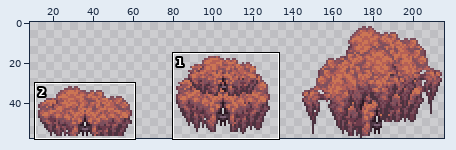
Two states of a sprite sheet, Tiles/Fable/FabledTree_Top.png. Above, an overview of the earlier version with the close-up marked.
Close-up. As it was:
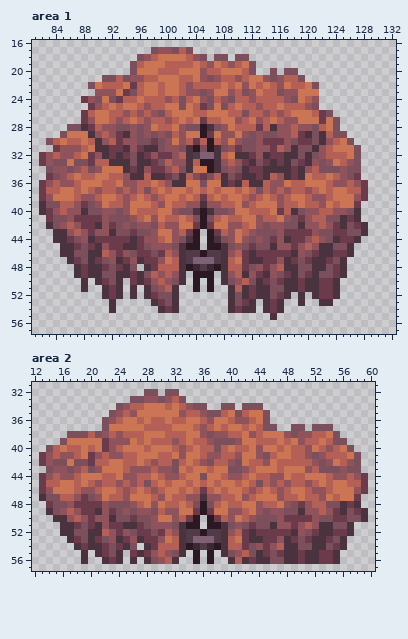
The file is 432x116 pixels, drawn in blocks of 2x2; one block is one cell here. Shown: area 1: x 81..132, y 16..57; area 2: x 12..60, y 31..57. The wide view leaves out empty margins. The commit also changed other parts of the picture, which this record leaves out.
New version:
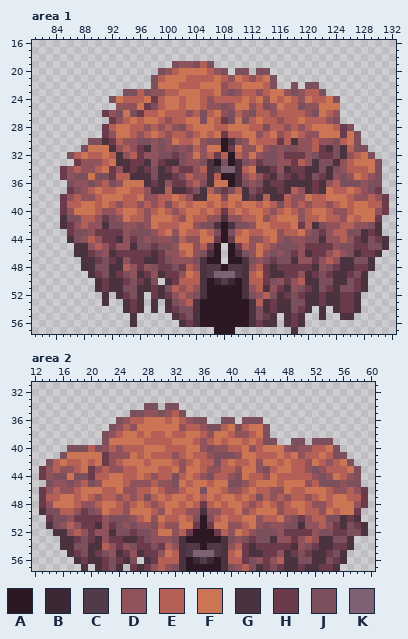
Palette (. is transparent): A #2b1822  B #3c2734  C #513b49  D #91535b  E #b46057  F #cc7554  G #4b323f  H #6c3b4b  J #7c4f5d  K #7e6175
Diff:
--- area 1
@@ x 81..132 @@
 16 ....................................................
-17 .................JDDJEJ.............................
-18 ...............JDEFFFFEDJ.JJ.JJ.....................
-19 ..............JEFFFEEEEFEDFEDEFJ....................
-20 ..............JFFFEEEFFFDEEFFFEJ..J.JJ..............
-21 ..........JJEJDDEEFFFEEFDJDEEDEFFDJDEEJ.............
-22 ........JFEEEFHEFFEFFEDEEEEFEFDFEFEDFEEFJ...........
-23 .........DDDFHJEFFEFFEDDJDFFDEJDFEEJDDFFF...........
-24 .......HDJFJHEEFEEEDEJEFDJEDJEEDEEEEDJFED...........
-25 ........HDEFEFFEDEEFFJFEHJFJEFEEDEEFEEEDJ...........
-26 .......HEFFEEDEDEDJEFFFEEFFFEEJEEDEDEFFFEHJ.........
-27 .......HDFFEDEFEDEEDEFEFHEEFFDEFDEFEDDFFFHFJ........
-28 .....JJGHEDDJJDJDFEEFDJJAGJDFEEEHEGDDEDDJEFJ........
-29 ....JFFFGDEDHGDJDJDJEDFFAHFDDFDJDJJDDEHGJGEJJ.......
-30 ..JEFEEFEGDEHDDJJHJDFDEHEAEDFDJJDHHHDJHHJGDEFJ......
-31 ...HDDDEFGGHHGDHGGJDDJGAJAGJDHJJDDHEDGJJGDEFFFJ.....
-32 .HDEDDEFHDGHGHJGHDHHDEGCKKGEFGGHDGHHGGJGJDEEEFJ.....
-33 .HDJJFJJHEEGGGJGGHJEDDGEAAGDEDHGJHGHGJHGDJDFEDJ.....
-34 ..JDDJDEJDFFFGHGDHHDEJGFFAGJDJGHHGGGGHGDEJJJDJJ.....
-35 ..HJDEFEEFFEEDGGEGGHJGEJHJEGJHGGHGEDGHGFEEFEDJH.....
-36 .HDEDDEFFFEEFDDEEFEDGGFFJFFGHGEGGEDDFEEFFFEDDEDH....
-37 .HEEFFEFEDEEDEDEJEFEFFEFEFEFFEFEJEDEDEEDEFEFFEEH....
-38 .HDFFFEDDEFFEDEFEDEFFEFEHEFEFFEDEFEDEFFEDDEFFFDH....
-39 .GJJEEDHJDFEEDFFFEDFEEDDGDDEEFDEFFFDEEFEEDFEFFH.....
-40 .GHDEDDGJJDDJDFEEEFFDJJGAGJJDFFEEEFHEGJDDEEDDJG.....
-41 ..HJJDHHHHDJJJDEFDFEEFEJAJEFEEFFDEEFDJHDEEJJGHG.....
-42 ..GJDEDHHGDHJDJDDJEDDFFHAHFFDDEFDJDDJJGDDEDHGJHG....
-43 ...GGDEDHDDGJJHJJDFFDEHA.AHEDFEDJJJDHHHHDJJHHJJG....
-44 ...GGHJDGHHHHHGHDDEFDJGA.AGJDFDJDJHDGHHDEDJGHHG.....
-45 ....GGHJHGDHHGGHJDDDJGAA.AAGJDJHJJGDDHDEDGGJJG......
-46 ....GGJJGGEDHDJHHJHEDGCCACCGDEHGHHHHHGDJHGGHHG......
-47 .....GHJGHJDGHDGHHDFEGCKKKCGEFHGGHHDGHJHGGHJG.......
-48 ......GHGGHJHGJ.GHEEEGABCBAGEEHJDHDEGGJJGGJHG.......
-49 ......GHGGJJGGHGJEDEDG.AAA.GDEGDHGDJHGJHGJJHG.......
-50 .......G.GHJG.HGHDEDJG.A.A.GJDEJGHJHGGHGGHHG........
-51 .......G..GHG.G.GJDEG..A.A..GEGHGGJJGGHGGHHG........
-52 ..........GHG.G.GHJJG.......GJGHGGJHG.G.GHHG........
-53 ...........G.....GHJG.......GJHG.GHG..G..GG.........
-54 ...........G......GHG.......GHGG.GHG................
-55 ..................................G.................
-56 ....................................................
-57 ....................................................
+17 ....................................................
+18 ....................................................
+19 ....................JDDJEJ..........................
+20 ..................JDEFFFFEDJ.JJ.JJ..................
+21 .................JEFFFEEEEFEDFEDEFJ.................
+22 .................JFFFEEEFFFDEEFFFEJ..J.JJ...........
+23 .............JJEJDDEEFFFEEFDJDEEDEFFDJDEEJ..........
+24 ...........JFEEEFHEFFEFFEDEEEEFEFDFEFEDFEEFJ........
+25 ............DDDFHJEFFEFFEDDJDFFDEJDFEEJDDFFF........
+26 ..........HDJFJHEEFEEEDEJEFDJEDJEEDEEEEDJFED........
+27 ...........HDEFEFFEDEEFFJFEHJFJEFEEDEEFEEEDJ........
+28 ..........HEFFEEDEDEDJEFFFEEFFFEEJEEDEDEFFFEHJ......
+29 ..........HDFFEDEFEDEEDEFEFHEEFFDEFDEFEDDFFFHFJ.....
+30 ........JJGHEDDJJDJDFEEFDJJAGJDFEEEHEGDDEDDJEFJ.....
+31 .......JFFFGDEDHGDJDJDJEDFFAHFDDFDJDJJDDEHGJGEJJ....
+32 .....JEFEEFEGDEHDDJJHJDFDEHEAEDFDJJDHHHDJHHJGDEFJ...
+33 ......HDDDEFGGHHGDHGGJDDJGAJAGJDHJJDDHEDGJJGDEFFFJ..
+34 ....HDEDDEFHDGHGHJGHDHHDEGCKKGEFGGHDGHHGGJGJDEEEFJ..
+35 ....HDJJFJJHEEGGGJGGHJEDDGEAAGDEDHGJHGHGJHGDJDFEDJ..
+36 .....JDDJDEJDFFFGHGDHHDEJGFFAGJDJGHHGGGGHGDEJJJDJJ..
+37 .....HJDEFEEFFEEDGGEGGHJGEJHJEGJHGGHGEDGHGFEEFEDJH..
+38 ....HDEDDEFFFEEFDDEEFEDGGFFJFFGHGEGGEDDFEEFFFEDDEDH.
+39 ....HEEFFEFEDEEDEDEJEFEFFEFEFEFFEFEJEDEDEEDEFEFFEEH.
+40 ....HDFFFEDDEFFEDEFEDEFFEFEHEFEFFEDEFEDEFFEDDEFFFDH.
+41 ....GJJEEDHJDFEEDFFFEDFEEDDGDDEEFDEFFFDEEFEEDFEFFH..
+42 ....GHDEDDGJJDDJDFEEEFFDJJGAGJJDFFEEEFHEGJDDEEDDJG..
+43 .....HJJDHHHHDJJJDEFDFEEFEJAJEFEEFFDEEFDJHDEEJJGHG..
+44 .....GJDEDHHGDHJDJDDJEDDFFHAHFFDDEFDJDDJJGDDEDHGJHG.
+45 ......GGDEDHDDGJJHJJDFFDEHA.AHEDFEDJJJDHHHHDJJHHJJG.
+46 ......GGHJDGHHHHHGHDDEFDJGA.AGJDFDJDJHDGHHDEDJGHHG..
+47 .......GGHJHGDHHGGHJDDDJGAA.AAGJDJHJJGDDHDEDGGJJG...
+48 .......GGJJGGEDHDJHHJHEDGCCACCGDEHGHHHHHGDJHGGHHG...
+49 ........GHJGHJDGHDGHHDFEGCKKKCGEFHGGHHDGHJHGGHJG....
+50 .........GHGGHJHGJ.GHEEEGABCBAGEEHJDHDEGGJJGGJHG....
+51 .........GHGGJJGGHGJEDEDGAAAAAGDEGDHGDJHGJHGJJHG....
+52 ..........G.GHJG.HGHDEDJGAAAAAGJDEJGHJHGGHGGHHG.....
+53 ..........G..GHG.G.GJDEGAAAAAAAGEGHGGJJGGHGGHHG.....
+54 .............GHG.G.GHJJGAAAAAAAGJGHGGJHG.G.GHHG.....
+55 ..............G.....GHJGAAAAAAAGJHG.GHG..G..GG......
+56 ..............G......GHGAAAAAAAGHGG.GHG.............
+57 ..........................AAA........G..............
--- area 2
@@ x 12..60 @@
 31 .................................................
-32 ................JJ.JJ............................
-33 ..............JJDDJDEJ...........................
-34 ............JDEEFFFEFEDJJ..JJ.JJJ................
-35 ...........JDEDFFFFFFDEEDJJEFJEFFJ...............
-36 ..........JDEFFEFEEFEEFFEDFFEDDEFJ...............
-37 ..........JFFFFFEEEEFFFEDEFEFFEFEJJ..JJ.JJJ......
-38 .....JJJEJDEDEEEFFFEEEFFDJDDEEFDEFFFDJDDEEFJ.....
-39 ....JFFFFFHDDDFEFEEEDEFEEDJJJDFFEEEFEFDEEFEJJ....
-40 ..JEFEEFEFHDEFFFEFFFEDEFEEJEFEEFDFFEFEEDFEDEFJ...
-41 .HDEDDEFHDEDDEEFFFEEFDFFEDDEEDFFDJEFFEEDJDEEEFJ..
-42 .HDJJFJJHEEFFEEFEDEEJEFEDJEEDJFEEDFEEEEEDJDFEDJ..
-43 ..JDDJDEJDFFFEDDDEDDJFEFFEFFJJDEFFFEFFFDEJJJDJJ..
-44 .HDEDDEFFFEEFDDEEFEDDEFFJFFEDDEFEEDDFEEFFFEDDEDH.
-45 .HEEFFEFEDEEDEDEJEFEFFEFEFEFFEFEJEDEDEEDEFEFFEEH.
-46 .HDFFFEDDEFFEDEFEDEFFEFEHEFEFFEDEFEDEFFEDDEFFFDH.
-47 .GJJEEDHJDFEEDFFFEDFEEDDGDDEEFDEFFFDEEFEEDFEFFH..
-48 ..HJJDHHHHDJJJDEFDFEEFEJAJEFEEFFDEEFDJHDEEJJGHG..
-49 ..GJDEDHHGDHJDJDDJEDDFFHAHFFDDEFDJDDJJGDDEDHGJHG.
-50 ...GGDEDHDDGJJHJJDFFDEHA.AHEDFEDJJJDHHHHDJJHHJJG.
-51 ....GGHJHGDHHGGHJDDDJGAA.AAGJDJHJJGDDHDEDGGJJG...
-52 ....GGJJGGEDHDJHHJHEDGCCACCGDEHGHHHHHGDJHGGHHG...
-53 .....GHJGHJDGHDGHHDFEGCKKKCGEFHGGHHDGHJHGGHJG....
-54 ......GHGGHJHGJ.GHEEEGABCBAGEEHJDHDEGGJJGGJHG....
-55 .......G.GHJG.HGHDEDJG.A.A.GJDEJGHJHGGHGGHHG.....
-56 .......G..GHG.G.GJDEG..A.A..GEGHGGJJGGHGGHHG.....
-57 .................................................
+32 .................................................
+33 .................................................
+34 ................JJ.JJ............................
+35 ..............JJDDJDEJ...........................
+36 ............JDEEFFFEFEDJJ..JJ.JJJ................
+37 ...........JDEDFFFFFFDEEDJJEFJEFFJ...............
+38 ..........JDEFFEFEEFEEFFEDFFEDDEFJ...............
+39 ..........JFFFFFEEEEFFFEDEFEFFEFEJJ..JJ.JJJ......
+40 .....JJJEJDEDEEEFFFEEEFFDJDDEEFDEFFFDJDDEEFJ.....
+41 ....JFFFFFHDDDFEFEEEDEFEEDJJJDFFEEEFEFDEEFEJJ....
+42 ..JEFEEFEFHDEFFFEFFFEDEFEEJEFEEFDFFEFEEDFEDEFJ...
+43 .HDEDDEFHDEDDEEFFFEEFDFFEDDEEDFFDJEFFEEDJDEEEFJ..
+44 .HDJJFJJHEEFFEEFEDEEJEFEDJEEDJFEEDFEEEEEDJDFEDJ..
+45 ..JDDJDEJDFFFEDDDEDDJFEFFEFFJJDEFFFEFFFDEJJJDJJ..
+46 .HDEDDEFFFEEFDDEEFEDDEFFJFFEDDEFEEDDFEEFFFEDDEDH.
+47 .HEEFFEFEDEEDEDEJEFEFFEFEFEFFEFEJEDEDEEDEFEFFEEH.
+48 .HDFFFEDDEFFEDEFEDEFFEFEHEFEFFEDEFEDEFFEDDEFFFDH.
+49 .GJJEEDHJDFEEDFFFEDFEEDDGDDEEFDEFFFDEEFEEDFEFFH..
+50 ..HJJDHHHHDJJJDEFDFEEFEJAJEFEEFFDEEFDJHDEEJJGHG..
+51 ..GJDEDHHGDHJDJDDJEDDFFHAHFFDDEFDJDDJJGDDEDHGJHG.
+52 ...GGDEDHDDGJJHJJDFFDEHAAAHEDFEDJJJDHHHHDJJHHJJG.
+53 ....GGHJHGDHHGGHJDDDJGAAAAAGJDJHJJGDDHDEDGGJJG...
+54 ....GGJJGGEDHDJHHJHEDGCCACCGDEHGHHHHHGDJHGGHHG...
+55 .....GHJGHJDGHDGHHDFEGCKKKCGEFHGGHHDGHJHGGHJG....
+56 ......GHGGHJHGJ.GHEEEGABCBAGEEHJDHDEGGJJGGJHG....
+57 .......G.GHJG.HGHDEDJGAAAAAGJDEJGHJHGGHGGHHG.....
Pixel boxes of the changes (left, top, right, bottom) in both close-ups:
changed: (39, 47, 389, 334)
changed: (39, 389, 368, 571)
